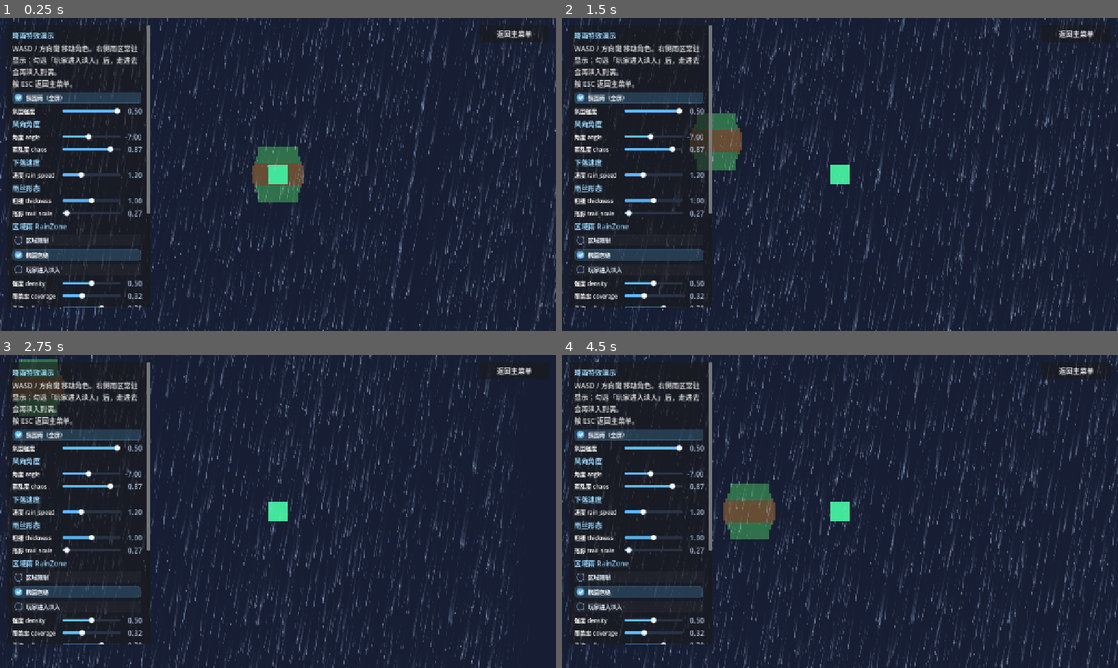
Above: before the commit, frames 1-4 (two rows, left to right).
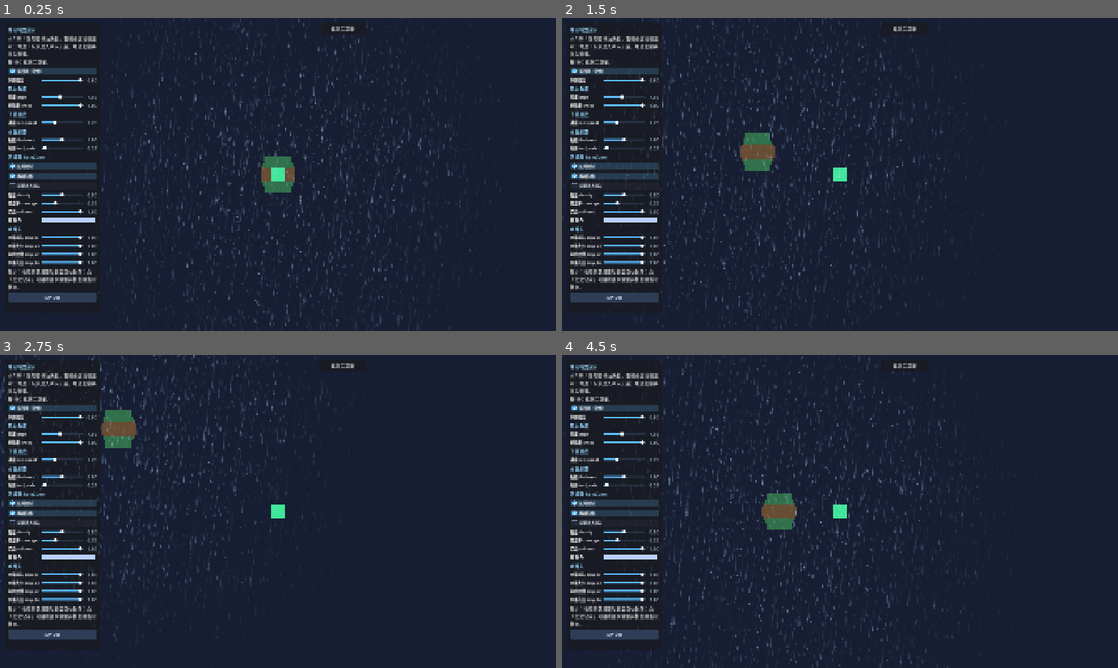
Above: after the commit, the same moments.

Repository: zhouyao/Godot4-Environment-FX
Game: Godot game, scene res://scenes/demo/rain_demo.tscn
Two runs of this game, one before a commit and one after it. Both use one fixed random seed, a clock stepped at 60 frames per second and the inputs below. This scene is started directly instead of the project's main scene.
Inputs (mouse positions are in pixels of both pictures, inside the frame that each line leads up to):
- Up to frame 1 (0.25 s): no input
- Up to frame 2 (1.5 s): move the mouse to (962, 158) at 0.52 s; hold D (move_right) 0.53-1.28 s; click (962, 158) at 0.67 s; move the mouse to (728, 190) at 1.27 s; hold S (move_down) from 1.28 s (still down)
- Up to frame 3 (2.75 s): move the mouse to (333, 442) at 2.02 s; release S (move_down) at 2.03 s; hold D (move_right) from 2.03 s (still down)
- Up to frame 4 (4.5 s): move the mouse to (812, 574) at 2.77 s; release D (move_right) at 2.78 s; hold W (move_up) 2.78-3.53 s; click (812, 574) at 2.92 s; move the mouse to (1006, 558) at 3.52 s; hold A (move_left) from 3.53 s (still down); move the mouse to (673, 464) at 4.27 s

The runs differ from the first frame. In frame 1, 17% of the frame differs, in the area x 0-100%, y 0-100%; in frame 2, 18%; in frame 3, 16%; in frame 4, 18%.

Commit message:
chore: 调整演示场景区域参数与项目窗口尺寸
- 项目窗口 1280x720 -> 1920x1080
- 演示控制面板高度 650 -> 1000
- Fog/Rain/Snow 演示区域参数调整，补全 fog.tscn 的场景引用 uid

Diff:
--- a/project.godot
+++ b/project.godot
@@ -17,8 +17,8 @@
 
 [display]
 
-window/size/viewport_width=1280
-window/size/viewport_height=720
+window/size/viewport_width=1920
+window/size/viewport_height=1080
 window/stretch/mode="canvas_items"
 
 [editor_plugins]
--- a/scenes/demo/fog.tscn
+++ b/scenes/demo/fog.tscn
@@ -120,6 +120,7 @@
 [node name="FogAmbient" parent="." unique_id=1451601233 instance=ExtResource("3_m1hmd")]
 visible = false
 z_index = -5
+region_enabled = false
 coverage = 0.18
 softness = 0.2
 density = 0.05
@@ -128,8 +129,7 @@
 [node name="FogZone" parent="." unique_id=1397570941 instance=ExtResource("3_m1hmd")]
 z_index = 100
 position = Vector2(-7, 10)
-size = Vector2(900, 700)
-region_enabled = true
+size = Vector2(800, 800)
 elliptical = true
 layer_scales = Array[Vector2]([Vector2(0.85, 0.85), Vector2(1, 1), Vector2(1.15, 1.15), Vector2(1.3, 1.3)])
 draw_z = 100
--- a/scenes/demo/rain_controller.gd
+++ b/scenes/demo/rain_controller.gd
@@ -52,7 +52,7 @@
 
 	var panel := Panel.new()
 	panel.position = Vector2(16, 16)
-	panel.size = Vector2(330, 650)
+	panel.size = Vector2(330, 1000)
 	layer.add_child(panel)
 
 	var back_button := Button.new()
--- a/scenes/demo/rain_demo.tscn
+++ b/scenes/demo/rain_demo.tscn
@@ -126,9 +126,8 @@
 
 [node name="RainZone" parent="." unique_id=1251827319 instance=ExtResource("3_rain")]
 z_index = 100
-size = Vector2(900, 700)
-softness = 0.7
+size = Vector2(800, 800)
+region_enabled = true
 elliptical = true
-chaos = 0.87
 layer_scales = Array[Vector2]([Vector2(0.85, 0.85), Vector2(1, 1), Vector2(1.15, 1.15), Vector2(1.3, 1.3)])
 draw_z = 100
--- a/scenes/demo/snow_controller.gd
+++ b/scenes/demo/snow_controller.gd
@@ -52,7 +52,7 @@
 
 	var panel := Panel.new()
 	panel.position = Vector2(16, 16)
-	panel.size = Vector2(330, 650)
+	panel.size = Vector2(330, 1000)
 	layer.add_child(panel)
 
 	var back_button := Button.new()
--- a/scenes/demo/snow_demo.tscn
+++ b/scenes/demo/snow_demo.tscn
@@ -120,13 +120,14 @@
 [node name="SnowAmbient" parent="." unique_id=2011046308 instance=ExtResource("3_snow")]
 visible = false
 z_index = -5
+region_enabled = false
 softness = 0.7
 chaos = 0.6
 draw_z = -5
 
 [node name="SnowZone" parent="." unique_id=1256955560 instance=ExtResource("3_snow")]
 z_index = 100
-size = Vector2(900, 700)
+size = Vector2(800, 800)
 elliptical = true
 layer_scales = Array[Vector2]([Vector2(0.9, 0.9), Vector2(1.1, 1.1)])
 draw_z = 100
Not shown: 1 places in scenes/demo/fog.tscn that only renumber resources
